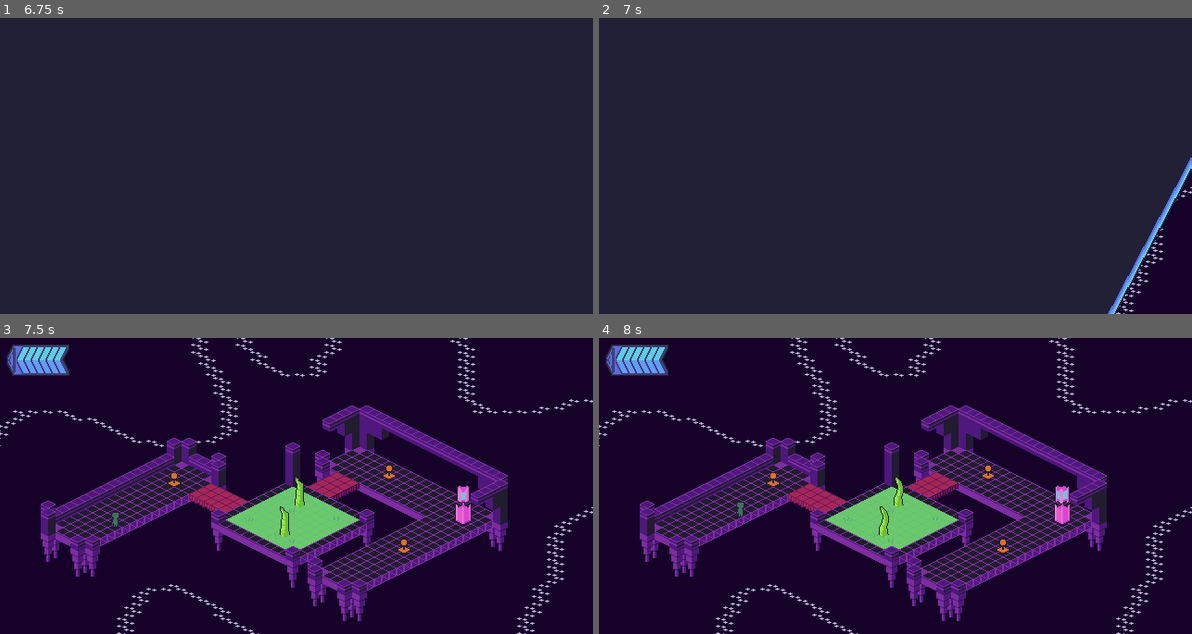
Above: before the commit, frames 1-4 (two rows, left to right).
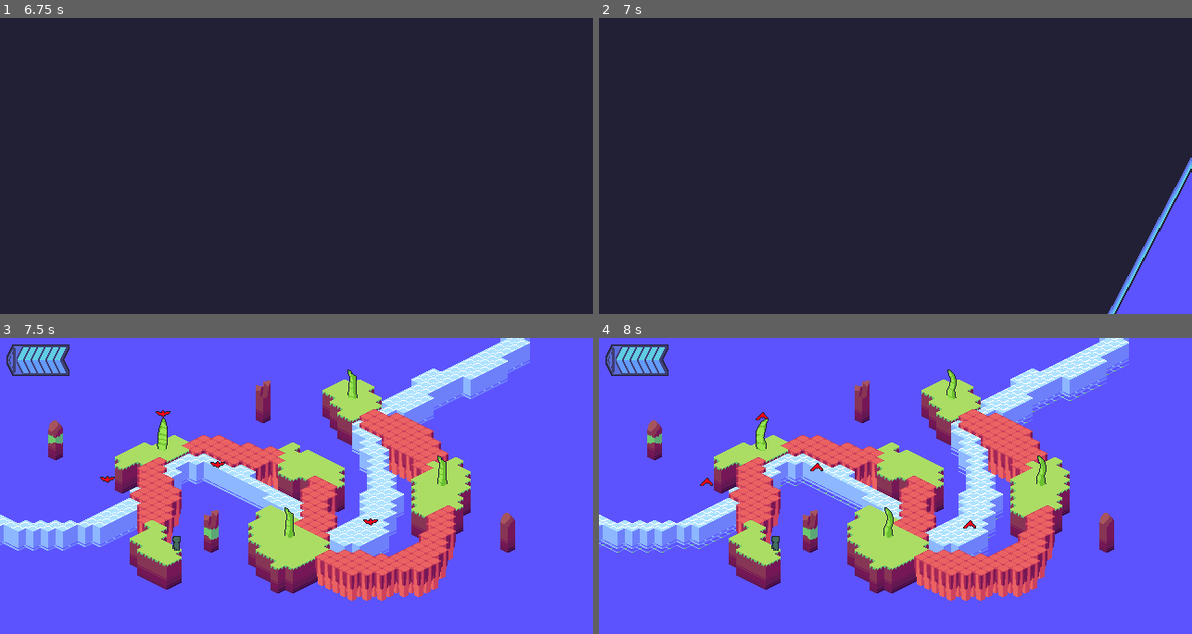
Above: after the commit, the same moments.

Repository: Boxypluto/Isometric-Rougelike
Game: Godot game, scene res://Scenes/Lobby.tscn
The game is run twice, just before and just after one commit, with the same random seed, the same clock (stepped at 60 frames per second) and the same inputs.
Inputs (mouse positions are in pixels of both pictures, inside the frame that each line leads up to):
- Up to frame 1 (6.75 s): tap Enter every 0.75 s from 0.5 to 4.25 s; move the mouse to (266, 225) at 0.52 s; press the mouse at (266, 225) at 0.53 s; hold Up (Up) 0.53-2.03 s; move the mouse to (474, 210) at 1.27 s; release the mouse at (474, 210) at 1.28 s; tap Shift (Dash) every 1.5 s from 1.35 to 5.85 s; move the mouse to (118, 121) at 2.02 s; press the mouse at (118, 121) at 2.03 s; hold Left (Left) 2.03-3.53 s; move the mouse to (326, 166) at 2.77 s; release the mouse at (326, 166) at 2.78 s; move the mouse to (207, 92) at 3.52 s; press the mouse at (207, 92) at 3.53 s; hold Down (Down) 3.53-4.28 s; move the mouse to (426, 151) at 4.27 s; release the mouse at (426, 151) at 4.28 s; hold Right (Right) 4.28-5.03 s; move the mouse to (177, 180) at 5.02 s; press the mouse at (177, 180) at 5.03 s; hold Up (Up) 5.03-5.78 s; move the mouse to (355, 100) at 5.77 s; release the mouse at (355, 100) at 5.78 s; hold Right (Right) from 5.78 s (still down); move the mouse to (266, 225) at 6.52 s; press the mouse at (266, 225) at 6.53 s
- Up to frame 2 (7 s): keep holding Right (Right)
- Up to frame 3 (7.5 s): keep holding Right (Right); move the mouse to (474, 530) at 7.27 s; release the mouse at (474, 530) at 7.28 s; tap Shift (Dash) at 7.35 s
- Up to frame 4 (8 s): keep holding Right (Right)

Frame 1 is identical in both runs. In frame 2, 3.1% of the frame differs, in the area x 87-100%, y 52-100%; in frame 3, 99%; in frame 4, 99%, in the area x 0-100%, y 0-100%.

Commit message:
Final Web Build Changes

Diff:
--- a/GameManager.gd
+++ b/GameManager.gd
@@ -133,8 +133,8 @@
 	MusicVolume = AudioServer.get_bus_volume_db(AudioServer.get_bus_index("Music"))
 	MusicPlayer.volume_db = MusicVolume
 
-	CurrentAreaIndex = 2
-	CurrentRoomIndex = 2
+	CurrentAreaIndex = 0
+	CurrentRoomIndex = 0
 
 	var room = WorldDictionary.values()[CurrentAreaIndex][CurrentRoomIndex].instantiate()
 	get_tree().root.add_child(room)
Not shown, changed: export_presets.cfg
Not shown, added: Isometrica.html
Not shown, changed: Isometrica.pck
